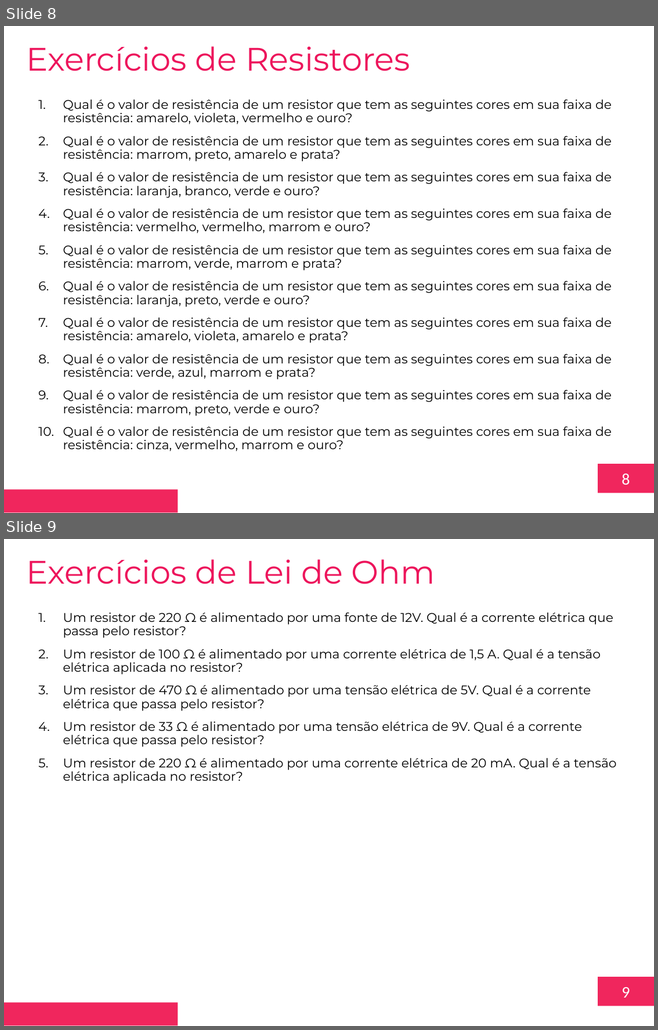
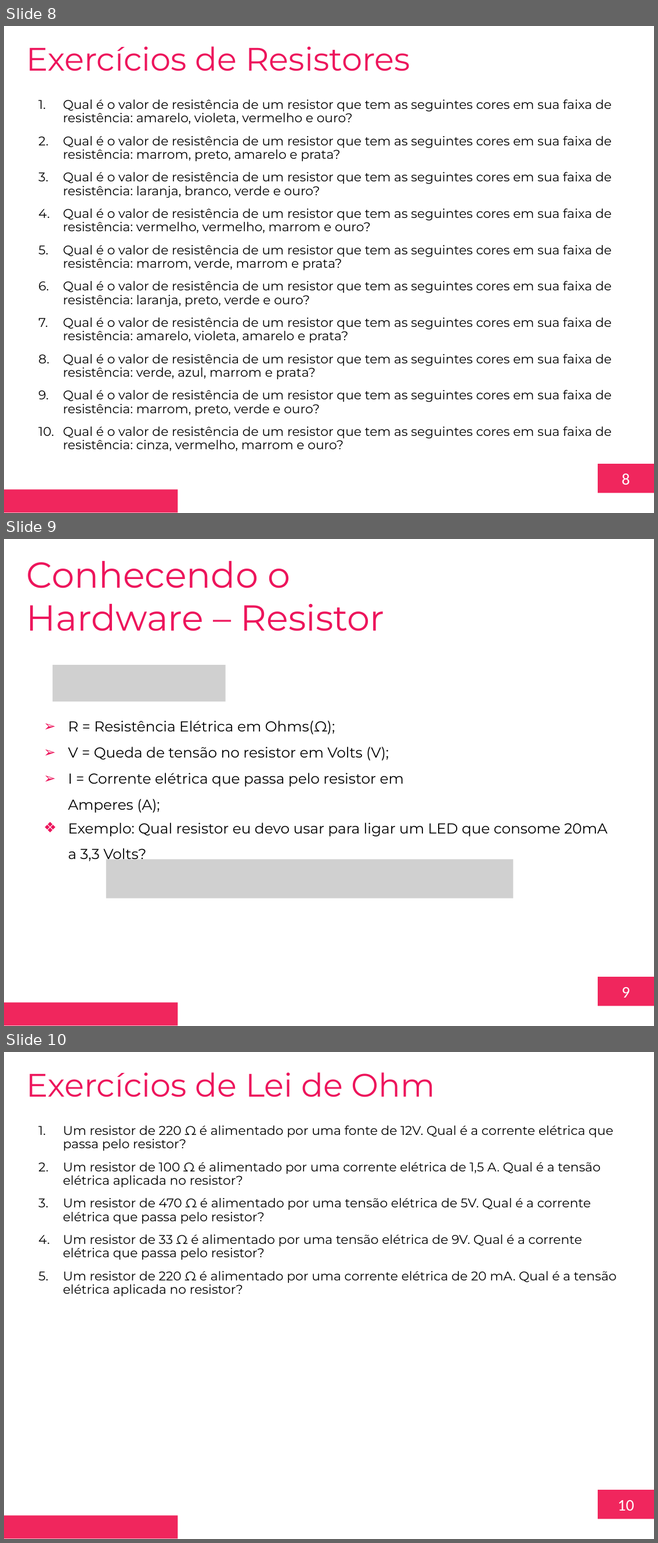
Before and after one commit to toyusan/aula-fiap-edge-computing, a slide deck: Aula 02/2023.03.06 Aula 02 - Exercicios Complementares.pptx. Shown one above the other, each under a label of ours: slides 8 and 9 before the commit, slides 8, 9 and 10 after it. The pictures are 658x1030 and 658x1543 pixels, drawn with LibreOffice and Linux fonts; fonts in the diff are those of the drawing; grey boxes stand for pictures; background and template pictures are left out. Boxes give left, top, right and bottom in pixels: in the first picture for what was removed or moved away, otherwise in the second. Text is boxed around its words. In the diff, an @@ line names an element or a change of style, - is before the commit and + after.

```diff
--- a/Aula 02/2023.03.06 Aula 02 - Exercicios Complementares.pptx
+++ b/Aula 02/2023.03.06 Aula 02 - Exercicios Complementares.pptx
@@ slide 9 added at box(4, 539, 654, 1026), background #FFFFFF; not listed: 2 template elements that a slide beside it also shows @@
@@ text added at box(27, 561, 384, 631), 40 pt, text #ED145B @@
+Conhecendo o Hardware – Resistor
@@ picture added at box(53, 665, 226, 702) @@
@@ text added at box(68, 721, 404, 787), 16 pt, text #000000 @@
+➢ R = Resistência Elétrica em Ohms(Ω);
+➢ V = Queda de tensão no resistor em Volts (V);
+➢ I = Corrente elétrica que passa pelo resistor em Amperes (A);
@@ text added at box(68, 823, 607, 863), 16 pt, text #000000 @@
+❖ Exemplo: Qual resistor eu devo usar para ligar um LED que consome 20mA a 3,3 Volts?
@@ picture added at box(106, 859, 513, 898) @@
@@ what was slide 9 is now slide 10 @@
@@ page number at box(617, 1500, 633, 1511): text changed @@
-9
+10
```
Also in this commit, not shown: 6 other files.
